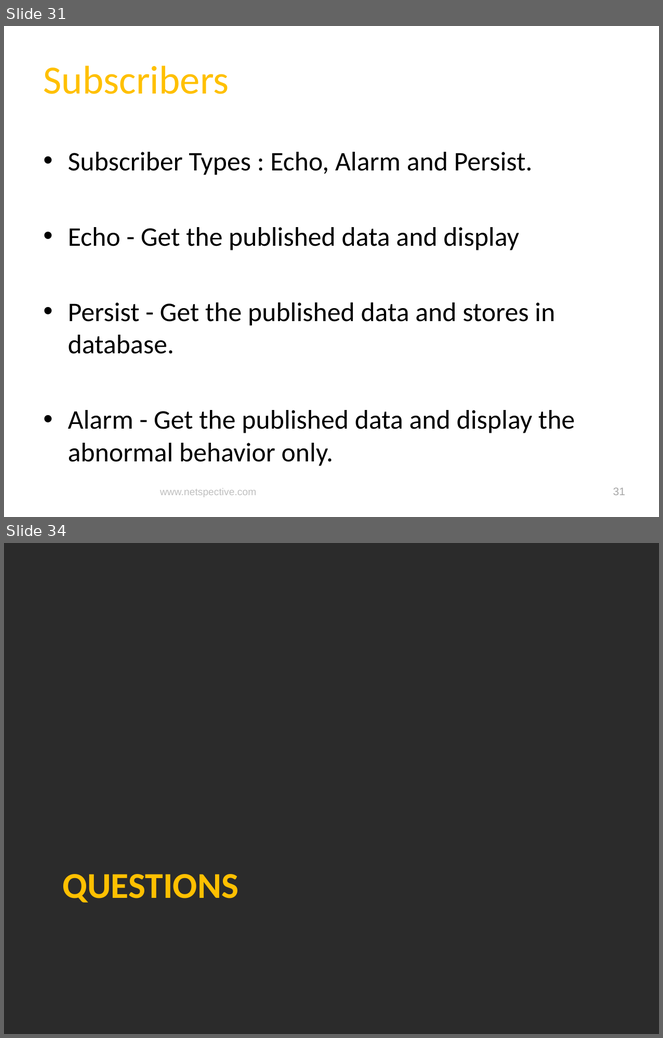
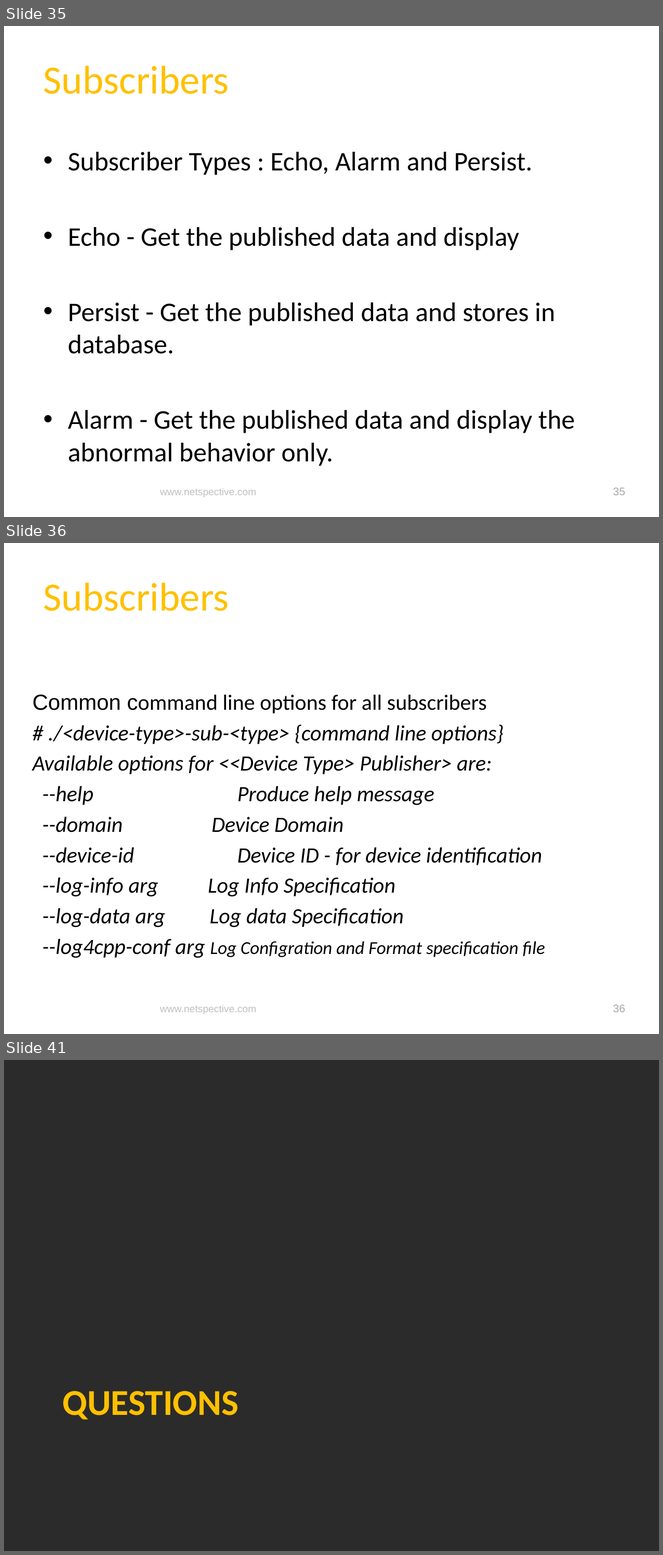
Before and after one commit to netspective/fluent, a slide deck: support/documents/Covidien Gateway Prototype Project Status and Plan.pptx. Shown one above the other, each under a label of ours: slides 31 and 34 before the commit, slides 35, 36 and 41 after it; the slides between them are not shown. The pictures are 663x1038 and 663x1555 pixels, drawn with LibreOffice and Linux fonts; fonts in the diff are those of the drawing; background and template pictures are left out; a plain dark background stands for a picture behind light text. Boxes give left, top, right and bottom in pixels: in the first picture for what was removed or moved away, otherwise in the second. Text is boxed around its words. In the diff, an @@ line names an element or a change of style, - is before the commit and + after.

```diff
--- a/support/documents/Covidien Gateway Prototype Project Status and Plan.pptx
+++ b/support/documents/Covidien Gateway Prototype Project Status and Plan.pptx
@@ slide 36 added at [4,543,659,1034], background picture (left out); not listed: 2 template elements that a slide beside it also shows @@
@@ title added at [44,583,229,611], 44 pt, text #FFC000 @@
+Subscribers
@@ text added at [33,694,545,958], 24 pt, text #000000, italic @@
+Common command line options for all subscribers
+# ./<device-type>-sub-<type> {command line options}
+Available options for <<Device Type> Publisher> are:
+--help Produce help message
+--domain Device Domain
+--device-id Device ID - for device identification
+--log-info arg Log Info Specification
+--log-data arg Log data Specification
+--log4cpp-conf arg Log Configration and Format specification file
@@ what was slide 31 is now slide 35 @@
@@ page number at [613,488,625,496]: text changed @@
-31
+35
@@ what was slide 34 is now slide 41 @@
```
Also in this commit, not shown: 8 slides changed, 7 other slides added, 1 slide removed.
